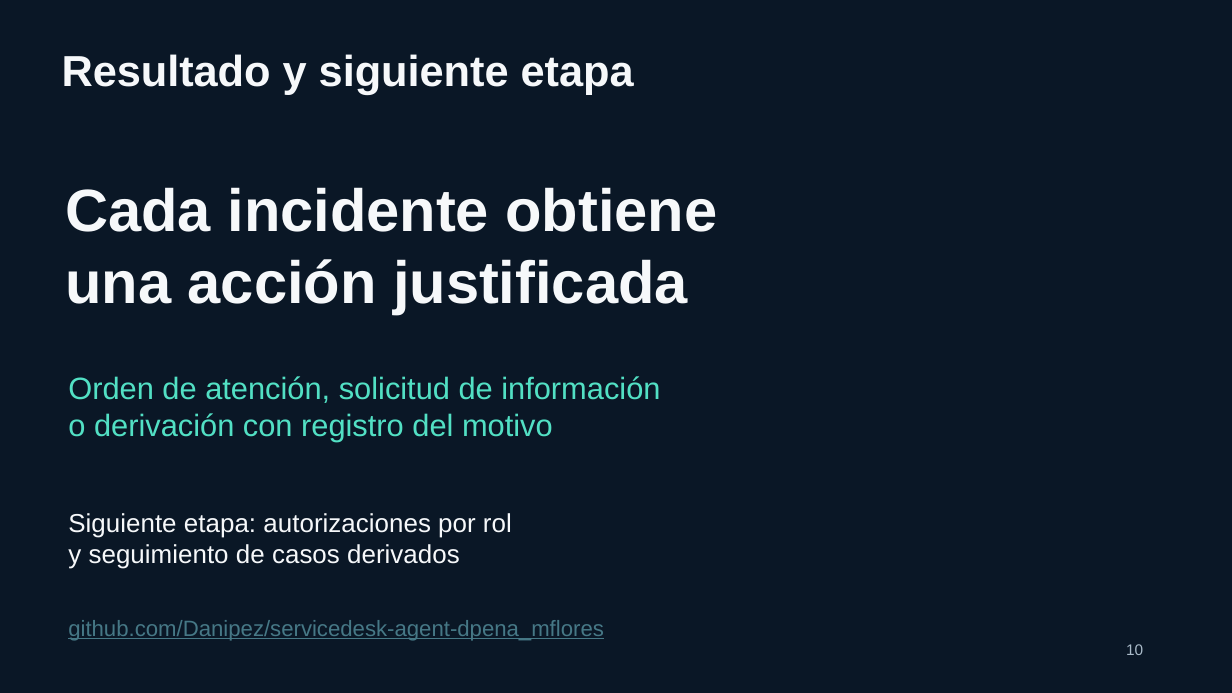
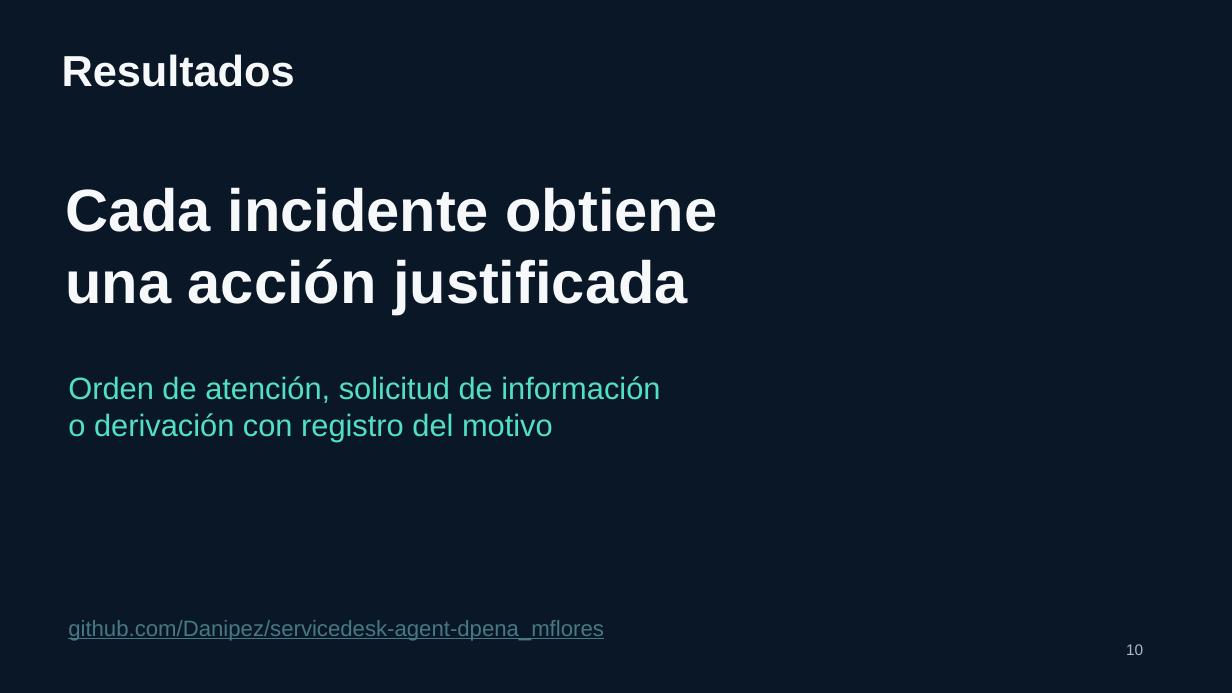
Before and after one commit to Danipez/servicedesk-agent-dpena_mflores, a slide deck: slide 9 of deliverables/presentacion_servicedesk_andina.pptx (slide 10 before the commit). Drawn at 1232x693 pixels with LibreOffice and Linux fonts; fonts in the diff are those of the drawing. Boxes give left, top, right and bottom in pixels: in the first picture for what was removed or moved away, otherwise in the second. Text is boxed around its words. In the diff, an @@ line names an element or a change of style, - is before the commit and + after.

```diff
--- a/deliverables/presentacion_servicedesk_andina.pptx
+++ b/deliverables/presentacion_servicedesk_andina.pptx
@@ text at [62,54,295,87]: text changed @@
-Resultado y siguiente etapa
+Resultados
@@ text removed at [68,513,512,569] @@
-Siguiente etapa: autorizaciones por rol
-y seguimiento de casos derivados
```
Also in this commit, not shown: 3 other slides changed, 1 slide removed, 7 other files.
